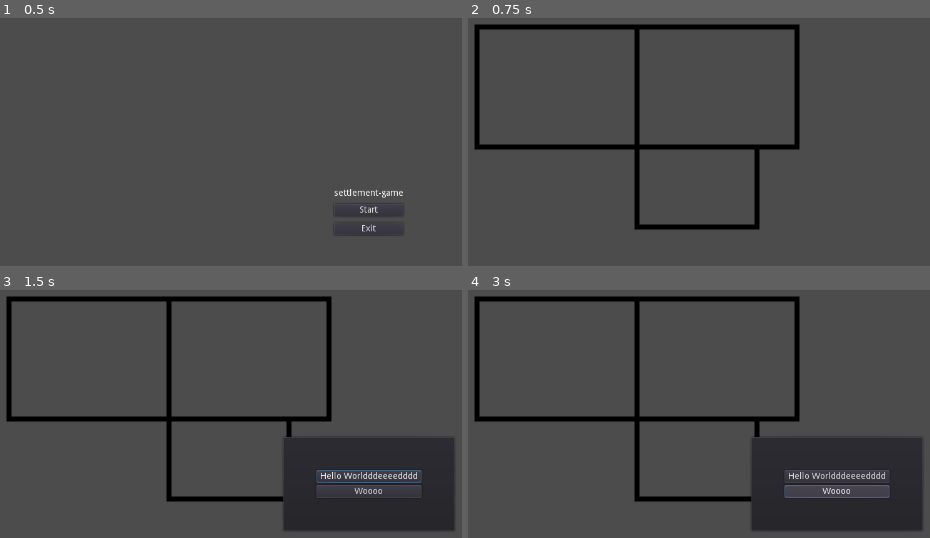
Above: before the commit, frames 1-4 (two rows, left to right).
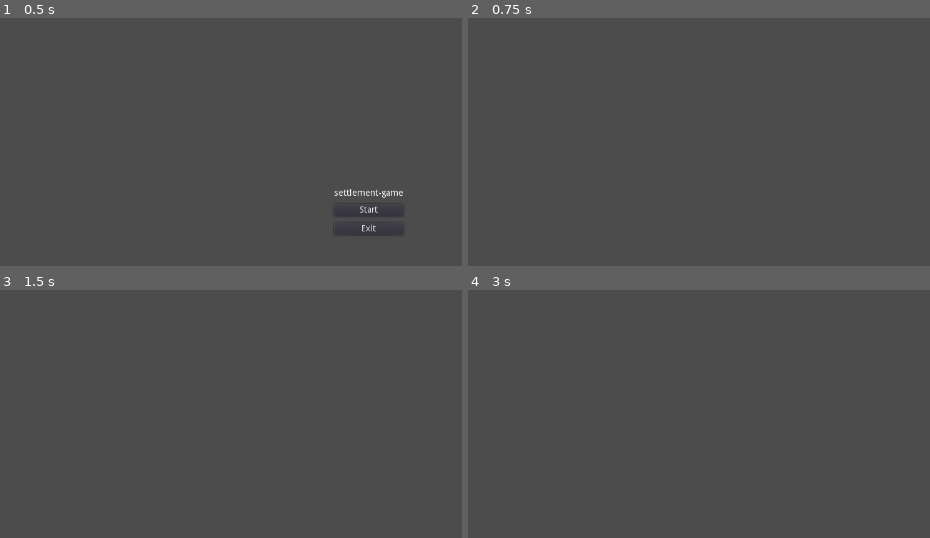
Above: after the commit, the same moments.

Repository: Coreball/settlement-game
Game: Godot game, scene res://scenes/main_menu.tscn
Two runs of this game, one before a commit and one after it. Both use one fixed random seed, a clock stepped at 60 frames per second and the inputs below.
Inputs (mouse positions are in pixels of both pictures, inside the frame that each line leads up to):
- Up to frame 1 (0.5 s): no input
- Up to frame 2 (0.75 s): click "Start" at 0.5 s
- Up to frame 3 (1.5 s): tap Enter at 1.25 s; move the mouse to (87, 359) at 1.27 s; click (87, 359) at 1.42 s
- Up to frame 4 (3 s): click (837, 476) at 2 s, where only the run before the commit has a clickable "Hello Worldddeeeedddd"; click (837, 490) at 2.75 s, where only the run before the commit has a clickable "Woooo"

Frame 1 is identical in both runs. In frame 2, 6.6% of the frame differs, in the area x 1-72%, y 2-86%; in frame 3, 18%, in the area x 1-99%, y 2-98%; in frame 4, 18%.
Error after the commit: Parse Error: The class "Room" shadows a native class. (res://rooms/room.gd:1)

Commit message:
Load building template rooms with JSON

Diff:
--- /dev/null
+++ b/buildings/building.gd
@@ -0,0 +1,40 @@
+extends Node2D
+
+const RoomSM = preload("res://rooms/room_sm.tscn")
+const RoomMD = preload("res://rooms/room_md.tscn")
+
+var rooms: Array = []
+
+
+# Called when the node enters the scene tree for the first time.
+func _ready():
+	var json_rooms = json_result("res://buildings/building_a.json")
+	for json_room in json_rooms:
+		var new_room = make_room(json_room)
+		add_child(new_room)
+		rooms.append(new_room)
+
+
+# The JSON result from parsing file at [path]
+func json_result(path: String):
+	var file = File.new()
+	file.open(path, file.READ)
+	var json = JSON.parse(file.get_as_text())
+	file.close()
+	if json.error == OK:
+		return json.result
+	else:
+		print(json.error_string)
+
+
+# Creates a new room using [room_info]
+func make_room(room_info: Dictionary) -> Room:
+	var new_room: Room
+	match room_info["size"]:
+		"sm":
+			new_room = RoomSM.instance()
+		"md":
+			new_room = RoomMD.instance()
+	new_room.rotation_degrees = room_info["rotation"]
+	new_room.position = Vector2(room_info["x"], room_info["y"])
+	return new_room
--- /dev/null
+++ b/buildings/building_a.json
@@ -0,0 +1,20 @@
+[
+  {
+    "size": "md",
+    "rotation": 0,
+    "x": 64,
+    "y": 64
+  },
+  {
+    "size": "md",
+    "rotation": 0,
+    "x": 320,
+    "y": 64
+  },
+  {
+    "size": "sm",
+    "rotation": 0,
+    "x": 320,
+    "y": 256
+  }
+]
--- a/buildings/building_test.tscn
+++ b/buildings/building_test.tscn
@@ -1,15 +1,6 @@
-[gd_scene load_steps=3 format=2]
+[gd_scene load_steps=2 format=2]
 
-[ext_resource path="res://rooms/room_md.tscn" type="PackedScene" id=1]
-[ext_resource path="res://rooms/room_sm.tscn" type="PackedScene" id=2]
+[ext_resource path="res://buildings/building.gd" type="Script" id=3]
 
 [node name="Building" type="Node2D"]
-
-[node name="Room" parent="." instance=ExtResource( 1 )]
-position = Vector2( 64, 64 )
-
-[node name="Room2" parent="." instance=ExtResource( 1 )]
-position = Vector2( 320, 64 )
-
-[node name="Room3" parent="." instance=ExtResource( 2 )]
-position = Vector2( 320, 256 )
+script = ExtResource( 3 )
--- a/project.godot
+++ b/project.godot
@@ -8,9 +8,14 @@
 
 config_version=4
 
-_global_script_classes=[  ]
+_global_script_classes=[ {
+"base": "Area2D",
+"class": "Room",
+"language": "GDScript",
+"path": "res://rooms/room.gd"
+} ]
 _global_script_class_icons={
-
+"Room": ""
 }
 
 [application]
--- a/rooms/room.gd
+++ b/rooms/room.gd
@@ -1,18 +1,15 @@
+class_name Room
 extends Area2D
 
 
-# Declare member variables here. Examples:
-# var a = 2
-# var b = "text"
+func _init():
+	print("room init")
+
 
 # Called when the node enters the scene tree for the first time.
 func _ready():
+	print("room ready")
 	pass # Replace with function body.
-
-
-# Called every frame. 'delta' is the elapsed time since the previous frame.
-#func _process(delta):
-#	pass
 
 
 func _input_event(viewport, event, shape_idx):
